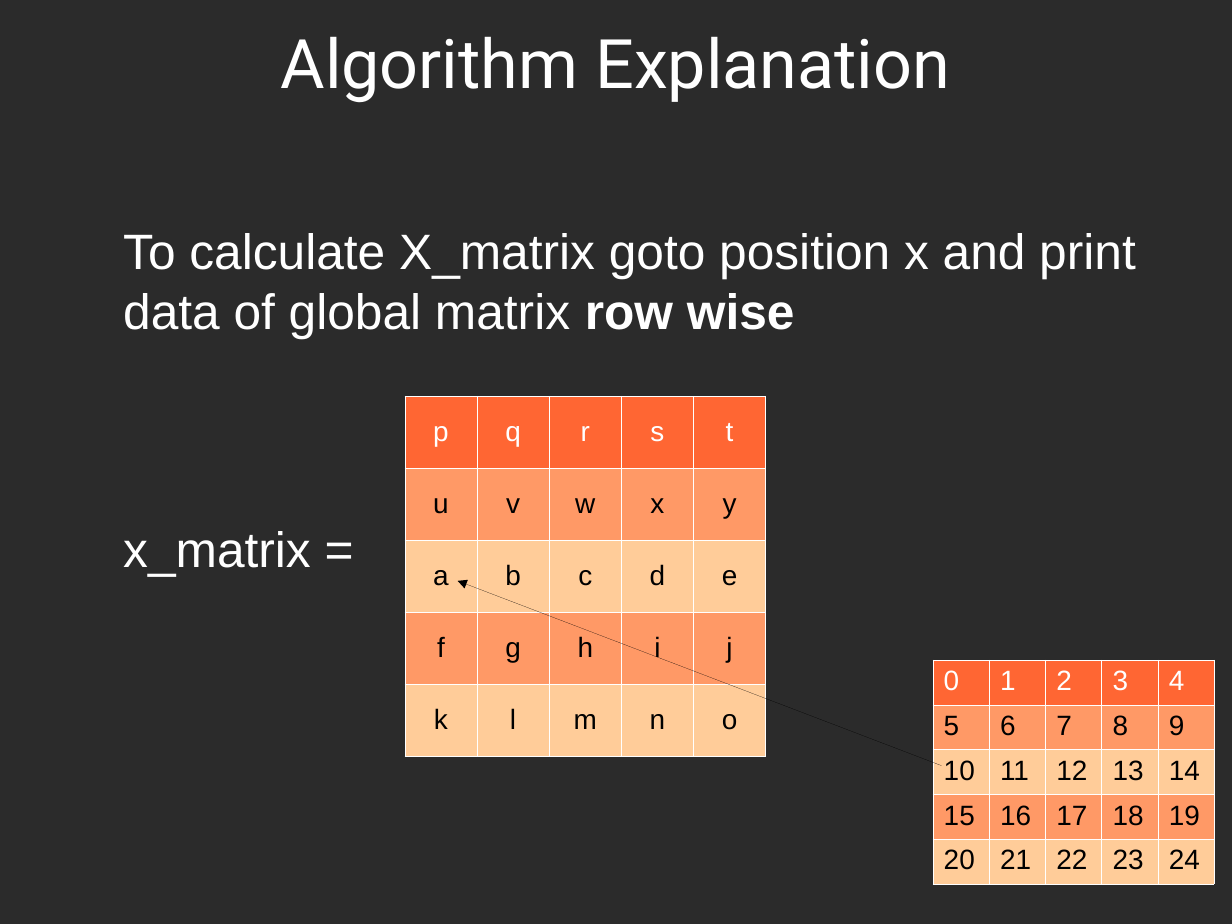
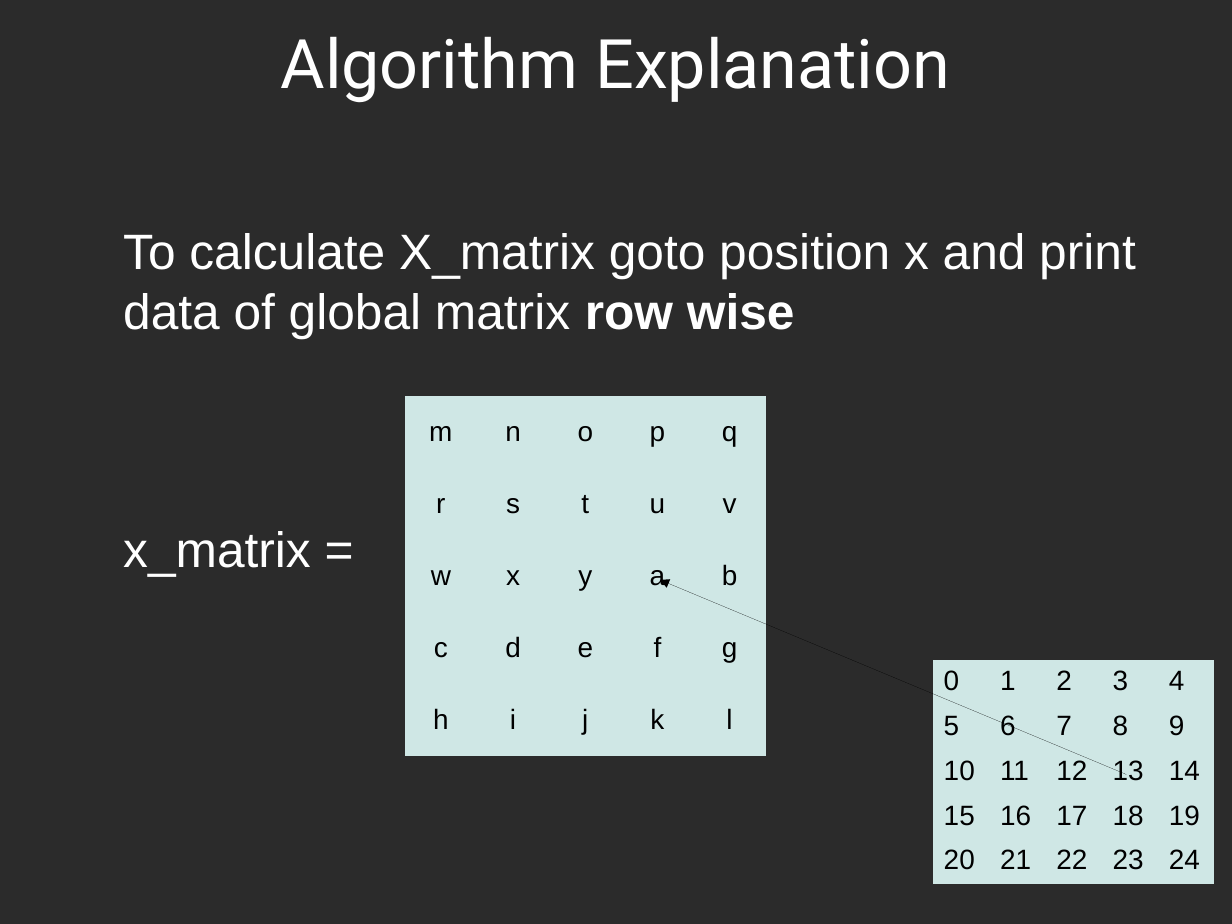
Before and after one commit to istipistii/Two-Key-Transposition-Encryption, a slide deck: slide 7 of topic presentation.odp. Drawn at 1232x924 pixels with LibreOffice and Linux fonts; fonts in the diff are those of the drawing; background and template pictures are left out; a plain dark background stands for a picture behind light text. Boxes give left, top, right and bottom in pixels: in the first picture for what was removed or moved away, otherwise in the second. Text is boxed around its words. In the diff, an @@ line names an element or a change of style, - is before the commit and + after.

```diff
--- a/topic presentation.odp
+++ b/topic presentation.odp
@@ table at (x1=405, y1=396, x2=767, y2=756) @@
-row 1: p | q | r | s | t
+row 1: m | n | o | p | q
-row 2: u | v | w | x | y
+row 2: r | s | t | u | v
-row 3: a | b | c | d | e
+row 3: w | x | y | a | b
-row 4: f | g | h | i | j
+row 4: c | d | e | f | g
-row 5: k | l | m | n | o
+row 5: h | i | j | k | l
@@ fill #FF6633 to #CFE7E5 in row 1 @@
@@ fill #FF9966 to #CFE7E5 in 10 cells @@
@@ fill #FFCC99 to #CFE7E5 in 10 cells @@
@@ borders changed @@
@@ arrow moved from (942, 766) - (457, 581) to (1127, 775) - (661, 580) @@
@@ table at (x1=934, y1=661, x2=1213, y2=874) @@
@@ fill #FF6633 to #CFE7E5 in row 1 @@
@@ fill #FF9966 to #CFE7E5 in 10 cells @@
@@ fill #FFCC99 to #CFE7E5 in 10 cells @@
@@ text colour #FFFFFF to #000000 in "0", "1", "2", "3" and 1 more places @@
@@ borders changed @@
```
Also in this commit, not shown: 4 other slides changed, 5 slides added, 2 slides removed, 2 other files.
